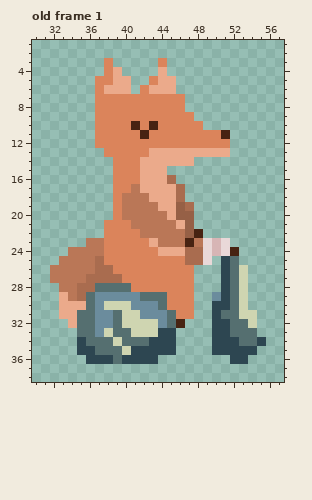
Pixel-art file: Creative/Art/Character/2ndFoxCharatcer.aseprite. Above is the file before it was changed.
75x43 pixels, 2 frames. Shown: old frame 1: x 30..57, y 1..38. The commit also changed other frames, which this record leaves out.
Now the later version:
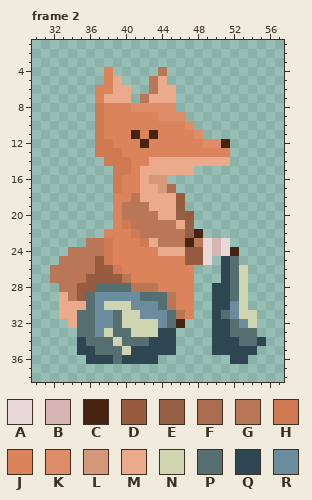
Palette (. is transparent): A #e9d8d8  B #d7b5b5  C #472312  D #975c40  E #966046  F #a96c4f  G #ba7757  H #cf7a52  J #db845b  K #dd8d68  L #d5987a  M #ebaa8b  N #cfd5b1  P #556f70  Q #2d4651  R #6b8c9d
A new or re-ordered frame is compared with the old frame closest to it.
The edit:
layer "Layer 2" removed
frames re-ordered
Frame 2 against old frame 1:
y 3: x 38 J -> .; x 44 J -> .
y 4: x 39 M -> .; x 44 M -> G
y 5: x 37 J -> .; x 40 M -> .; x 43 J -> G; x 45 M -> .
y 6: x 38 M -> J; x 42..43 JM -> .G
y 7: x 38..46 JJJJJJJJJ -> MMM.GMMM.
y 8: x 37 J -> H; x 41..46 JJJJJJ -> KKKKK.
y 9: x 37 J -> H; x 44..47 JJJJ -> KKK.
y 10: x 37 J -> H; x 41 C -> J; x 43 C -> J; x 47..48 JJ -> K.
y 11: x 37 J -> H; x 41..43 JCJ -> CJC; x 48..51 JJJC -> K...
y 12: x 37..38 JJ -> HH; x 42 J -> C; x 49..51 JJJ -> KKC
y 13: x 37..39 .JJ -> HHH; x 43..51 MMMMMMMMM -> JJJJJJJJJ
y 14: x 38..40 .JJ -> HHH; x 42 M -> J; x 48..51 .... -> MMMM
y 15: x 39..40 JJ -> HH; x 45..47 ... -> MMM
y 16: x 39 J -> H; x 43..45 MMF -> LL.
y 17: x 39 J -> H; x 41 G -> J; x 44..46 MMF -> LF.
y 18: x 40 G -> J; x 42 G -> M; x 46 F -> D
y 19: x 43 G -> M; x 46..47 EF -> D.
y 20: x 44 G -> M; x 47 E -> D
y 21: x 38 J -> .; x 40 J -> H
y 22: x 41 J -> H
y 23: x 38 J -> H; x 42 J -> H
y 24: x 38 J -> H; x 47..48 FF -> DD
y 25: x 37..38 FJ -> DH; x 47..48 FF -> DD
y 26: x 37..39 FFJ -> DDH
y 27: x 36..40 FFFFJ -> DDDDG
y 28: x 35..36 FF -> DD; x 41..43 JJJ -> GGG; x 50 . -> Q
y 29: x 35 F -> D; x 45 J -> G; x 50 R -> Q
y 30: x 45 J -> G; x 52 P -> R
y 31: x 46 J -> G; x 52 P -> R
y 32: x 53 P -> R
